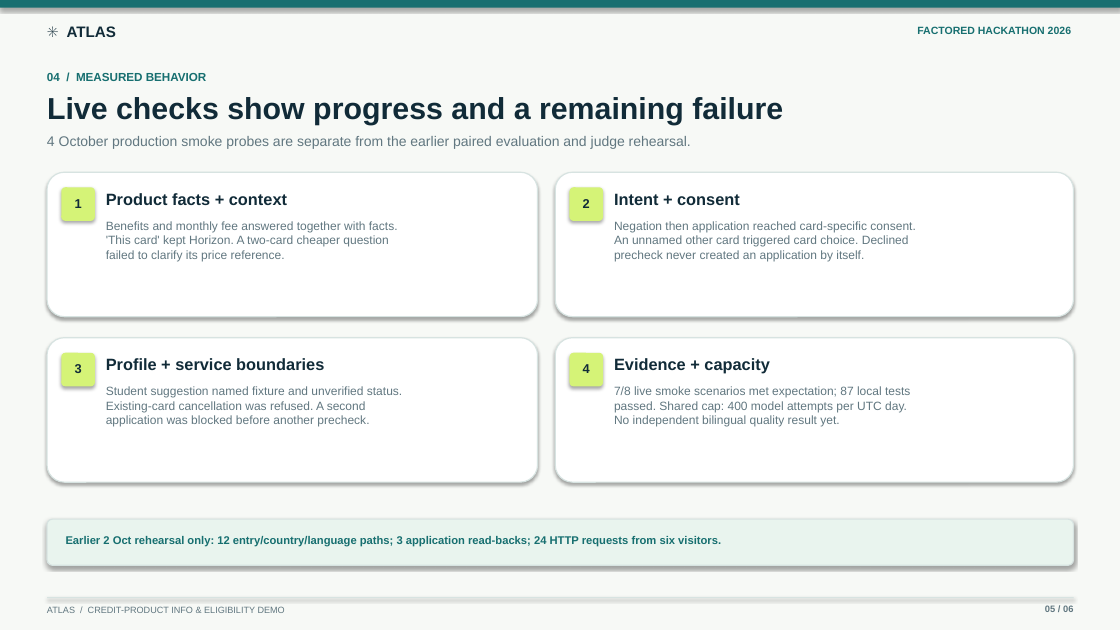
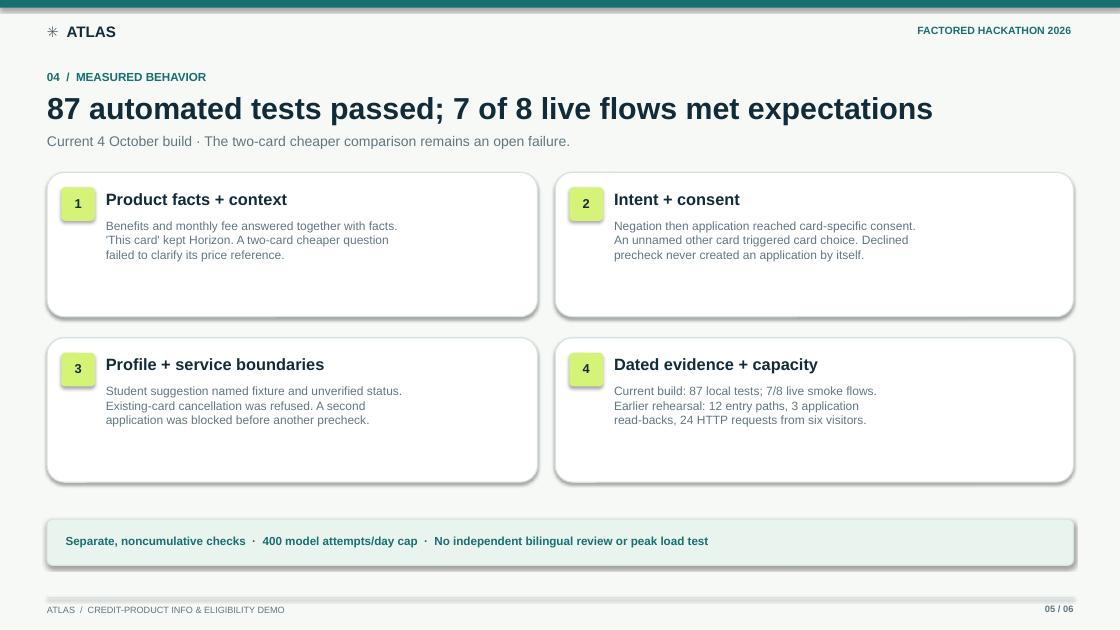
Before and after one commit to lucasswolff/factored-hackathon-2026-atlas, a slide deck: slide 5 of presentation/atlas_factored_hackathon_2026.pptx. Drawn at 1120x630 pixels with LibreOffice and Linux fonts; fonts in the diff are those of the drawing. Boxes give left, top, right and bottom in pixels: in the first picture for what was removed or moved away, otherwise in the second. Text is boxed around its words. In the diff, an @@ line names an element or a change of style, - is before the commit and + after.

Commit message:
Put current test results in PDF and clarify architecture (#33)

```diff
--- a/presentation/atlas_factored_hackathon_2026.pptx
+++ b/presentation/atlas_factored_hackathon_2026.pptx
@@ text at (47,97,933,125): text changed @@
-Live checks show progress and a remaining failure
+87 automated tests passed; 7 of 8 live flows met expectations
@@ text at (47,136,570,149): text changed @@
-4 October production smoke probes are separate from the earlier paired evaluation and judge rehearsal.
+Current 4 October build · The two-card cheaper comparison remains an open failure.
@@ text at (614,358,818,374): text changed @@
-Evidence + capacity
+Dated evidence + capacity
@@ text at (614,386,877,427): text changed @@
-7/8 live smoke scenarios met expectation; 87 local tests
-passed. Shared cap: 400 model attempts per UTC day.
-No independent bilingual quality result yet.
+Current build: 87 local tests; 7/8 live smoke flows.
+Earlier rehearsal: 12 entry paths, 3 application
+read-backs, 24 HTTP requests from six visitors.
@@ text at (66,536,709,547): text changed; size 9.6 to 10 pt @@
-Earlier 2 Oct rehearsal only: 12 entry/country/language paths; 3 application read-backs; 24 HTTP requests from six visitors.
+Separate, noncumulative checks · 400 model attempts/day cap · No independent bilingual review or peak load test
```
Also in this commit, not shown: 5 other files.
